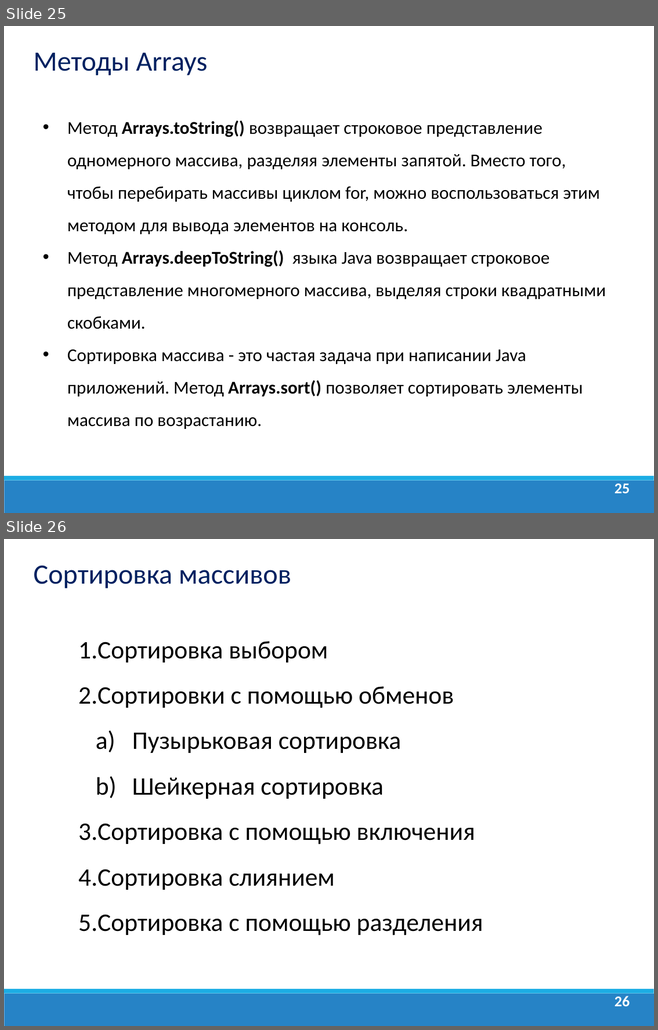
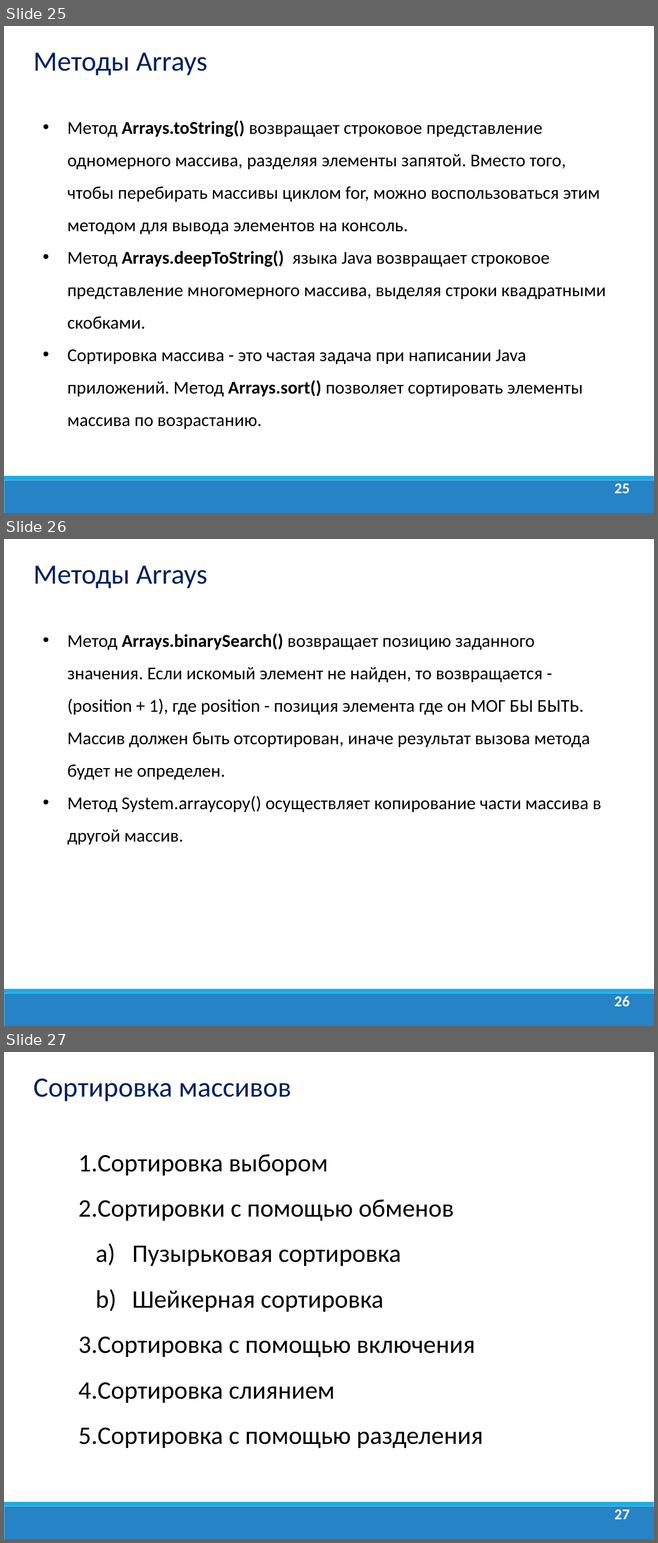
Before and after one commit to dmitry-academy/academy_5220, a slide deck: academy5220/resources/presentations/Java Lection 4. Циклы. Массивы.ppt. Shown one above the other, each under a label of ours: slides 25 and 26 before the commit, slides 25, 26 and 27 after it. The pictures are 658x1030 and 658x1543 pixels, drawn with LibreOffice and Linux fonts; fonts in the diff are those of the drawing; background and template pictures are left out. Boxes give left, top, right and bottom in pixels: in the first picture for what was removed or moved away, otherwise in the second. Text is boxed around its words. In the diff, an @@ line names an element or a change of style, - is before the commit and + after.

```diff
--- a/academy5220/resources/presentations/Java Lection 4. Циклы. Массивы.ppt
+++ b/academy5220/resources/presentations/Java Lection 4. Циклы. Массивы.ppt
@@ slide 26 added at [4, 539, 654, 1026], background #FFFFFF; not listed: 2 template elements that a slide beside it also shows @@
@@ text added at [34, 566, 208, 588], 31 pt, text #002060 @@
+Методы Arrays
@@ text added at [67, 634, 601, 845], 20 pt, text #000000 @@
+• Метод Arrays.binarySearch() возвращает позицию заданного значения. Если искомый элемент не найден, то возвращается - (position + 1), где position - позиция элемента где он МОГ БЫ БЫТЬ. Массив должен быть отсортирован, иначе результат вызова метода будет не определен.
+• Метод System.arraycopy() осуществляет копирование части массива в другой массив.
@@ page number added at [614, 996, 629, 1006], 16.6 pt, text #FFFFFF, bold @@
+26
@@ what was slide 26 is now slide 27 @@
@@ page number at [614, 1510, 629, 1519]: text changed @@
-26
+27
```
Also in this commit, not shown: 2 other files.
